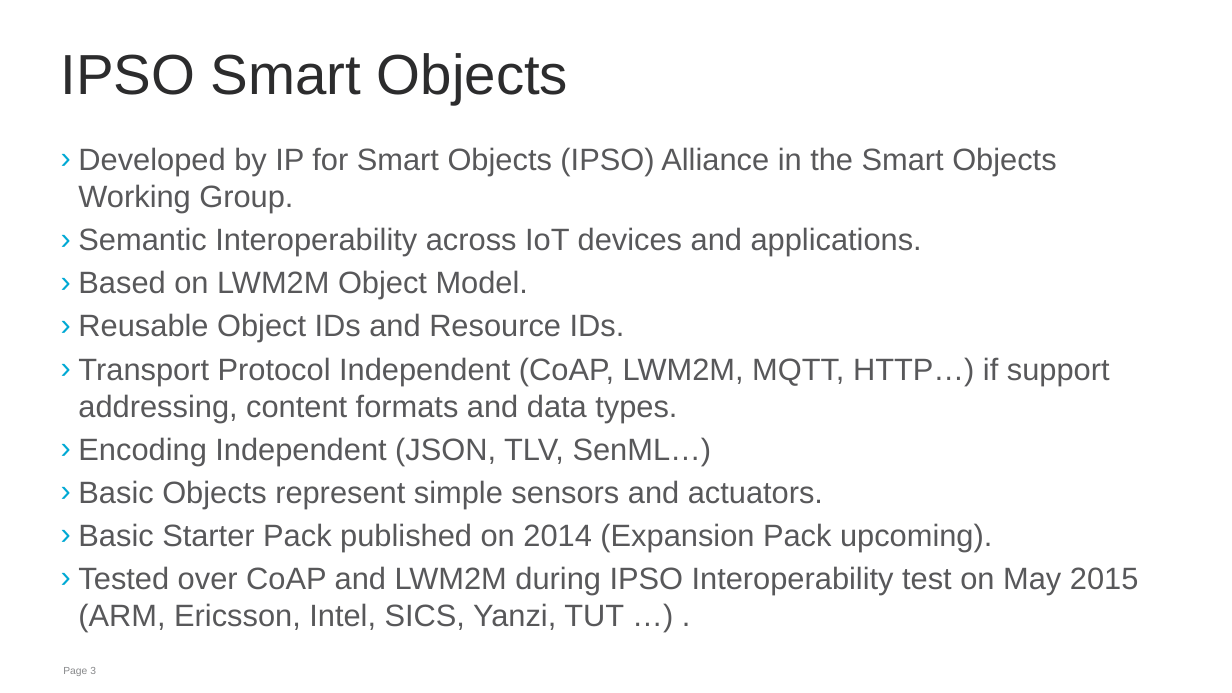
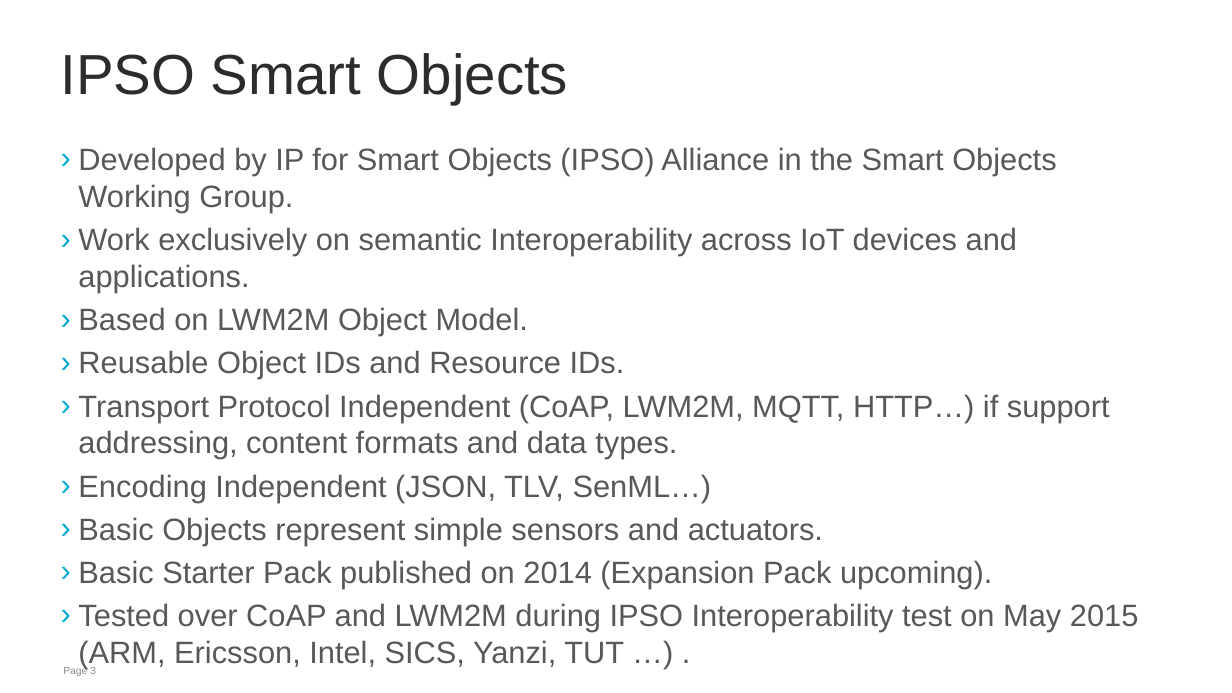
Before and after one commit to jaimejim/iot-playground, a slide deck: slide 3 of Documentation/IPSO_Intro_IOTWEEK.pptx. Drawn at 1232x693 pixels with LibreOffice and Linux fonts; fonts in the diff are those of the drawing; background and template pictures are left out. Boxes give left, top, right and bottom in pixels: in the first picture for what was removed or moved away, otherwise in the second. Text is boxed around its words. In the diff, an @@ line names an element or a change of style, - is before the commit and + after.

```diff
--- a/Documentation/IPSO_Intro_IOTWEEK.pptx
+++ b/Documentation/IPSO_Intro_IOTWEEK.pptx
@@ text at (78,227,1017,293): text changed @@
-› Semantic Interoperability across IoT devices and applications.
+› Work exclusively on semantic Interoperability across IoT devices and applications.
```
Also in this commit, not shown: 3 other slides changed, 2 other files.
